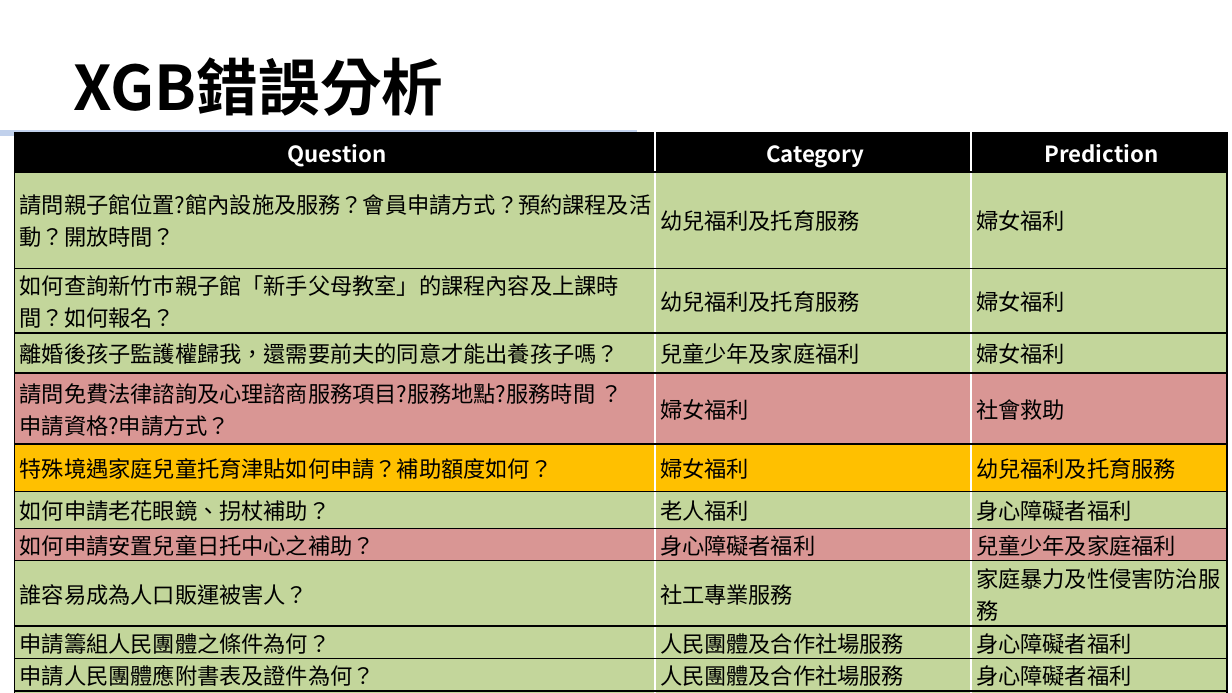
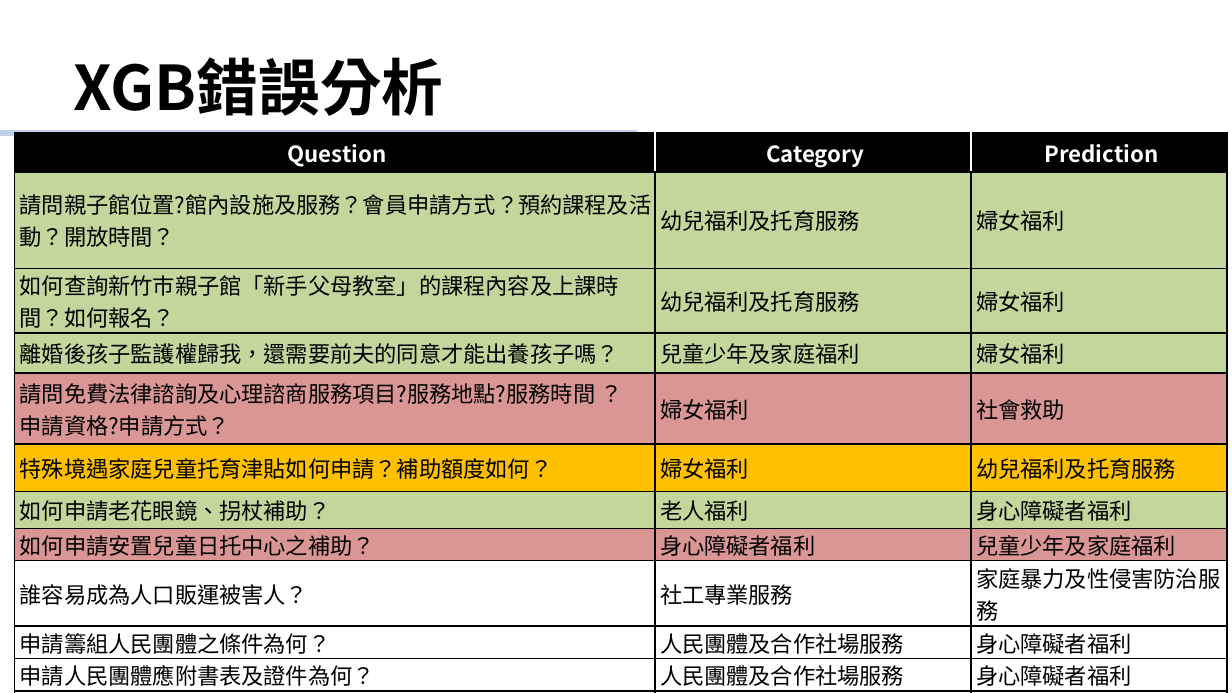
Before and after one commit to GoatWang/HsinchuHackthon_QA1999_Linebot, a slide deck: slide 12 of 新竹市社會處 PIPELINE(New).pptx (slide 13 before the commit). Drawn at 1232x693 pixels with LibreOffice and Linux fonts; fonts in the diff are those of the drawing; background and template pictures are left out. Boxes give left, top, right and bottom in pixels: in the first picture for what was removed or moved away, otherwise in the second. Text is boxed around its words. In the diff, an @@ line names an element or a change of style, - is before the commit and + after.

```diff
--- a/新竹市社會處 PIPELINE(New).pptx
+++ b/新竹市社會處 PIPELINE(New).pptx
@@ table at bbox=[15, 133, 1228, 690] @@
@@ fill #C3D69B to #FFFFFF in 12 cells @@
@@ borders changed @@
@@ page number at bbox=[1137, 658, 1158, 659]: text changed @@
-13
+12
```
Also in this commit, not shown: 2 other slides changed, 3 slides removed, 7 other files.
